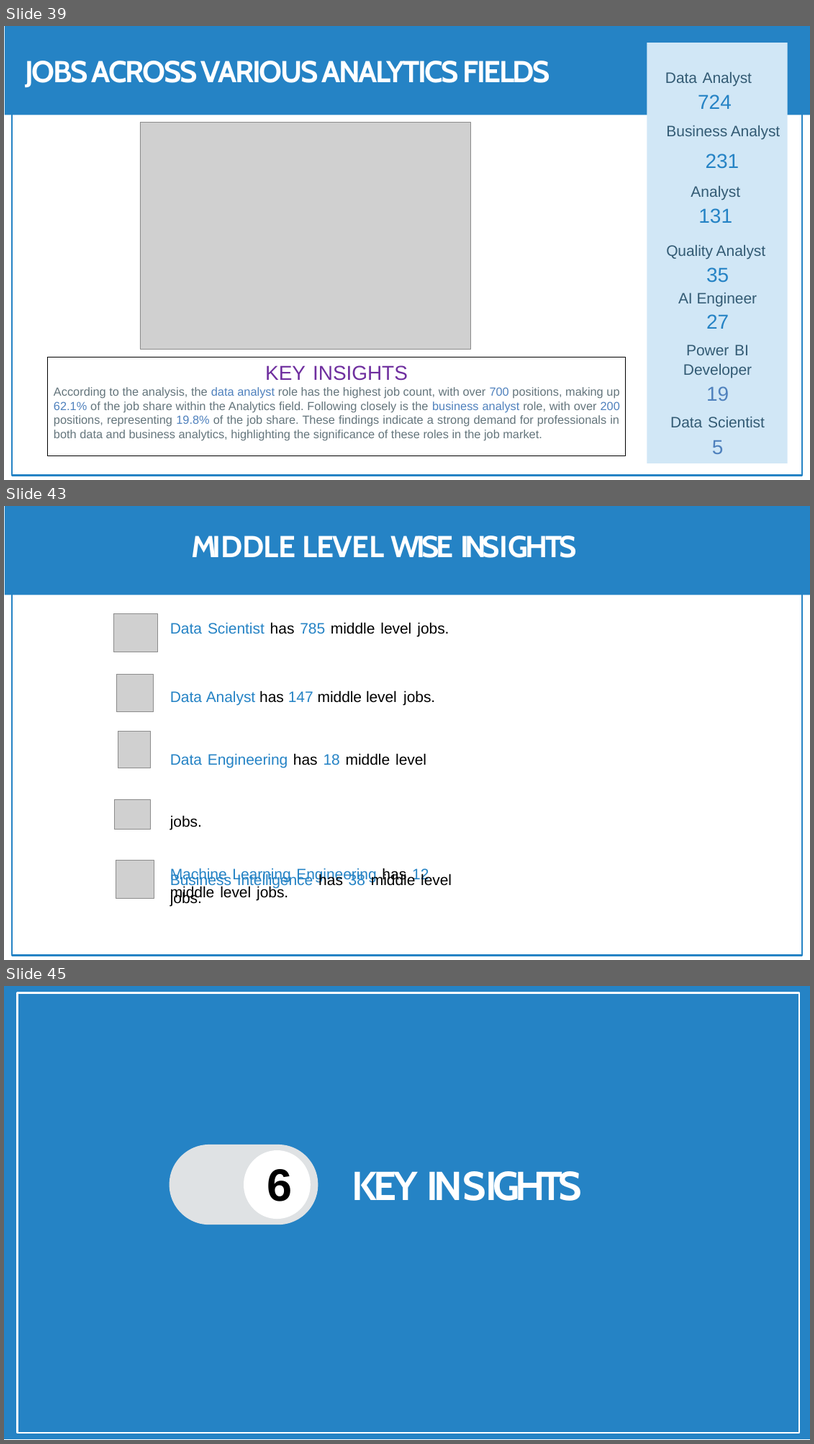
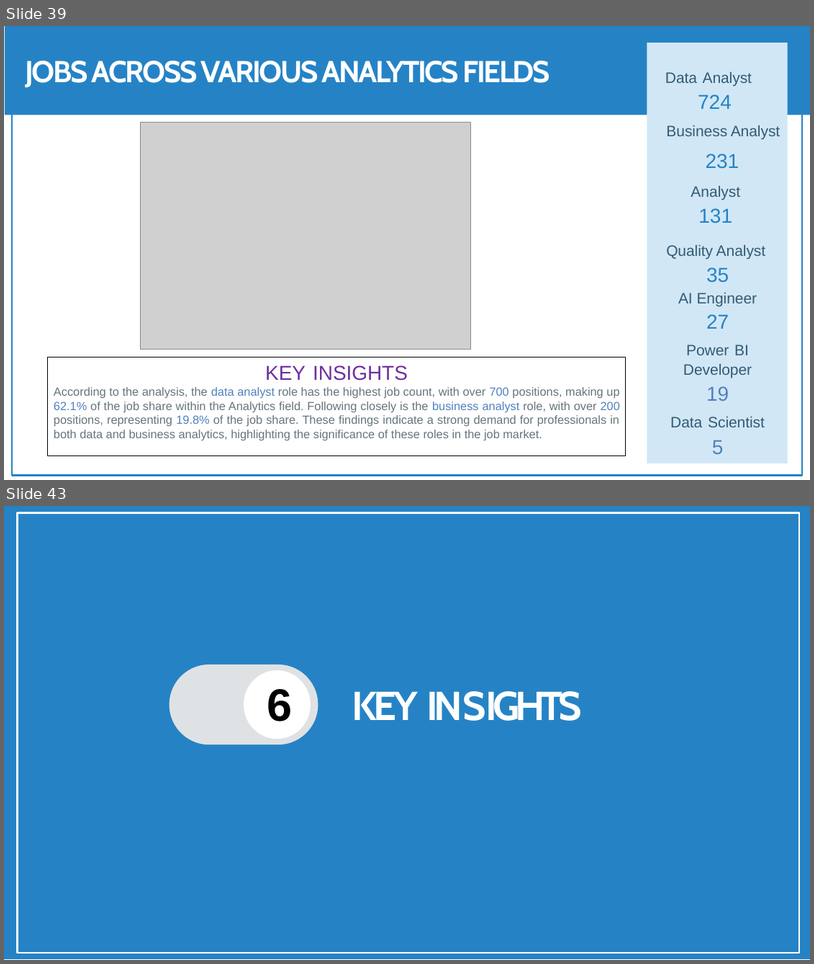
Before and after one commit to shashank297/HR-Recruitment-Data-Analysis-, a slide deck: Presentation/HR & Job Dashboard.pptx. Shown one above the other, each under a label of ours: slides 39, 43 and 45 before the commit, slides 39 and 43 after it; the slides between them are not shown. The pictures are 814x1444 and 814x964 pixels, drawn with LibreOffice and Linux fonts; fonts in the diff are those of the drawing; grey boxes stand for pictures; background and template pictures are left out. Boxes give left, top, right and bottom in pixels: in the first picture for what was removed or moved away, otherwise in the second. Text is boxed around its words. In the diff, an @@ line names an element or a change of style, - is before the commit and + after.

```diff
--- a/Presentation/HR & Job Dashboard.pptx
+++ b/Presentation/HR & Job Dashboard.pptx
@@ slide 43 removed at [4,506,810,960], background #FFFFFF; not listed: 1 template element that a slide beside it also shows @@
@@ title removed at [191,536,577,558] @@
-MIDDLE LEVEL WISE INSIGHTS
@@ text removed at [170,622,449,900] @@
-Data Scientist has 785 middle level jobs.
-Data Analyst has 147 middle level jobs. Data Engineering has 18 middle level jobs.
-Machine Learning Engineering has 12 middle level jobs.
@@ group removed at [5,506,810,898]: 5 pictures, 1 freeform shape @@
@@ text removed at [170,873,452,900] @@
-Business Intelligence has 38 middle level jobs.
@@ what was slide 45 is now slide 43 @@
```
Also in this commit, not shown: 1 slide changed, 4 slides added, 5 other slides removed.
